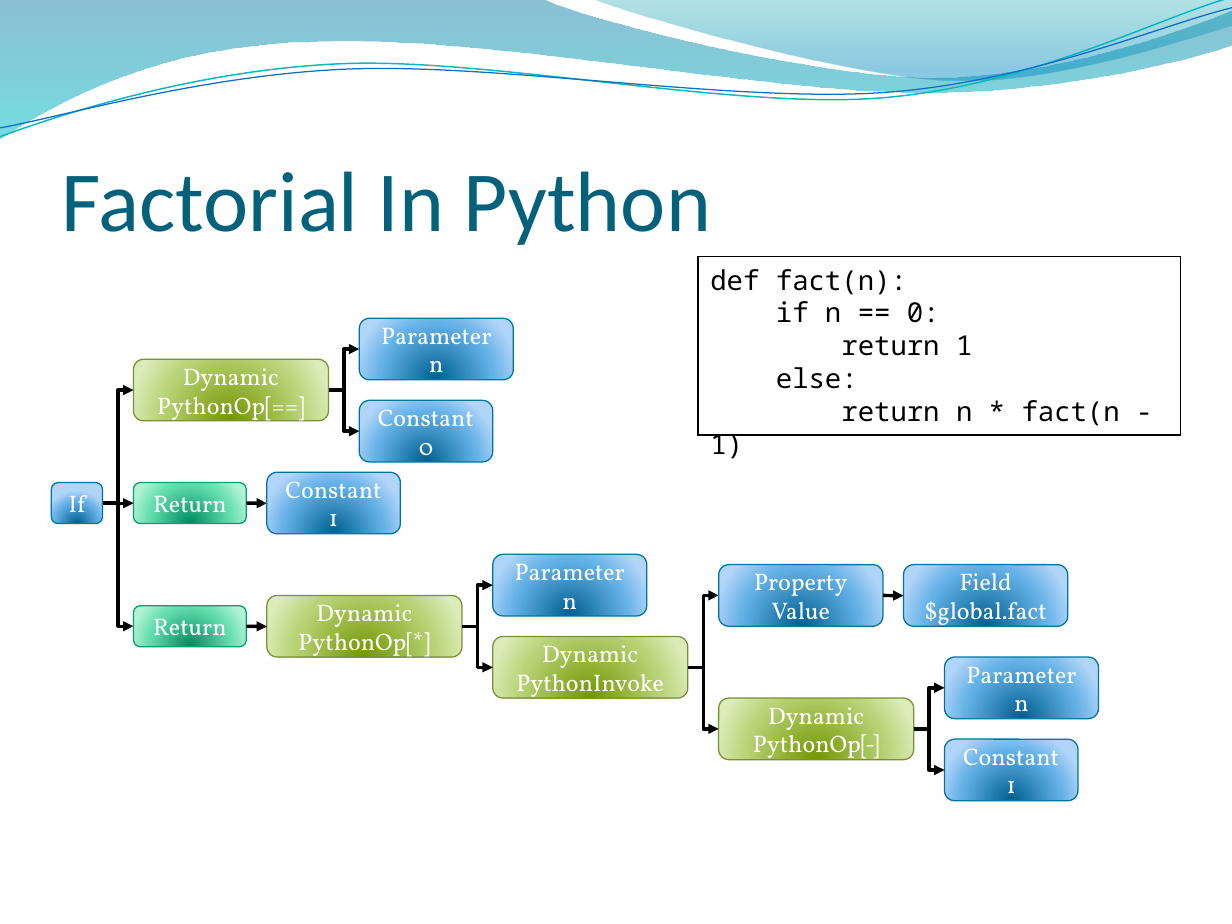
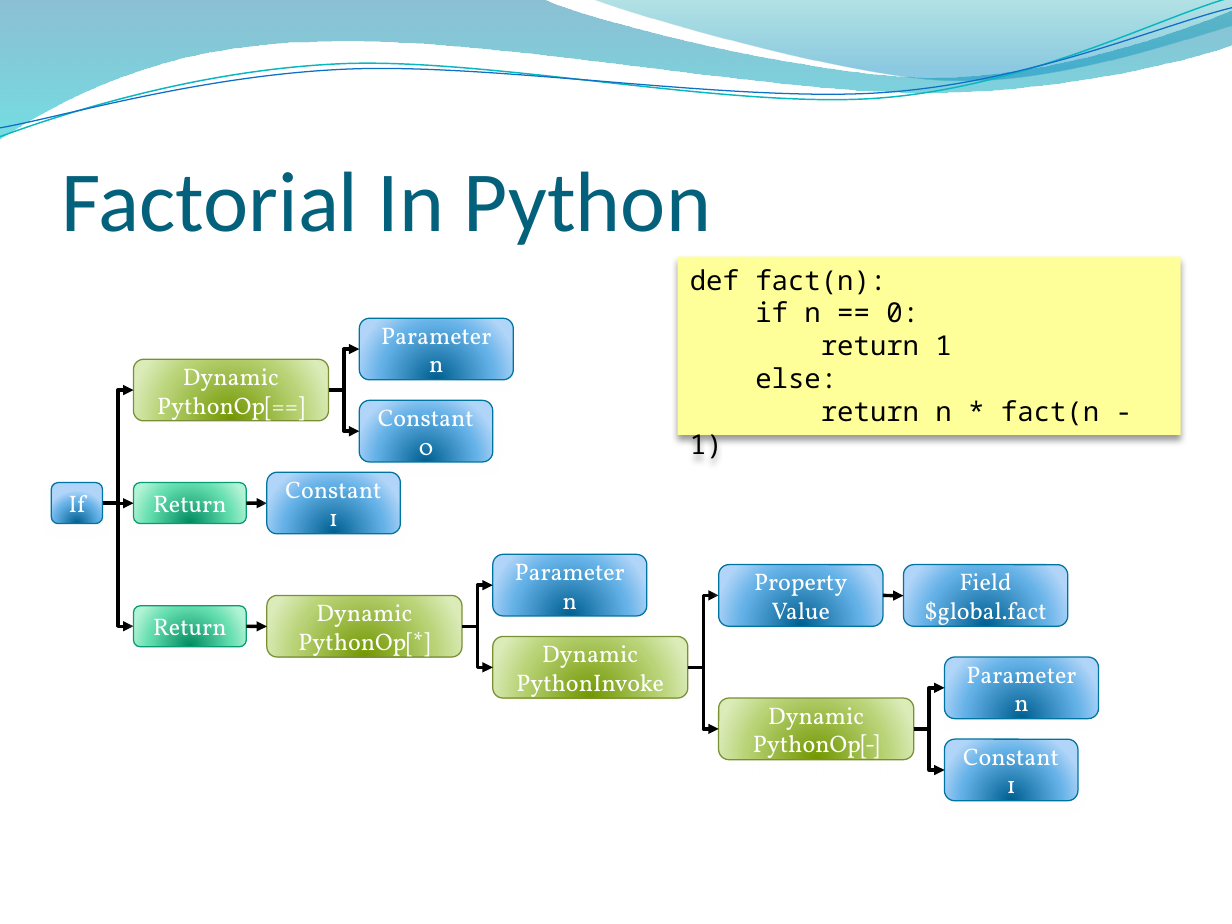
Before and after one commit to dahlbyk/Presentations, a slide deck: slide 24 of DLR/KDahlby.201006.KCDC.DLR.pptx. Drawn at 1232x924 pixels with LibreOffice and Linux fonts; fonts in the diff are those of the drawing; background and template pictures are left out. Boxes give left, top, right and bottom in pixels: in the first picture for what was removed or moved away, otherwise in the second. Text is boxed around its words. In the diff, an @@ line names an element or a change of style, - is before the commit and + after.

```diff
--- a/DLR/KDahlby.201006.KCDC.DLR.pptx
+++ b/DLR/KDahlby.201006.KCDC.DLR.pptx
@@ rectangle "def fact(n):": place and size @@
-rectangle "def fact(n):" at (699, 256, 1181, 435)
+rectangle "def fact(n):" at (678, 256, 1180, 435)
@@ rectangle "def fact(n):" at (678, 256, 1180, 435): fill #FFFFFF to #FFFF99; outline #000000 1 pt to none; shadow on @@
```
Also in this commit, not shown: 9 other slides changed.
